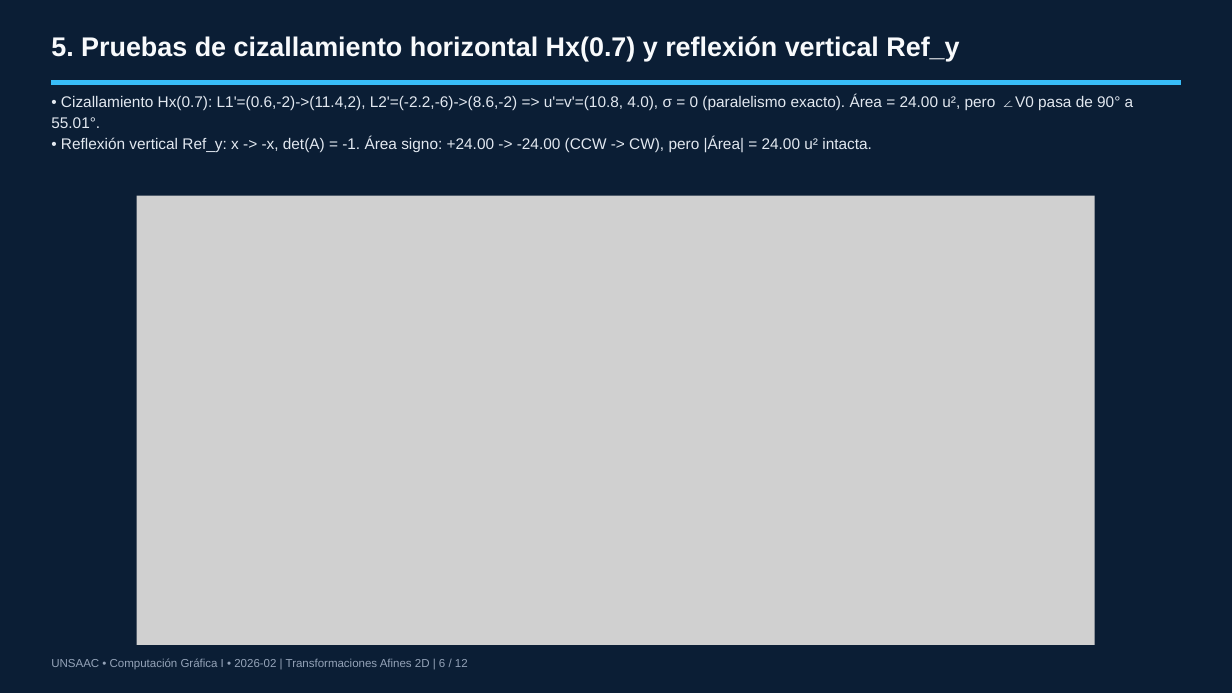
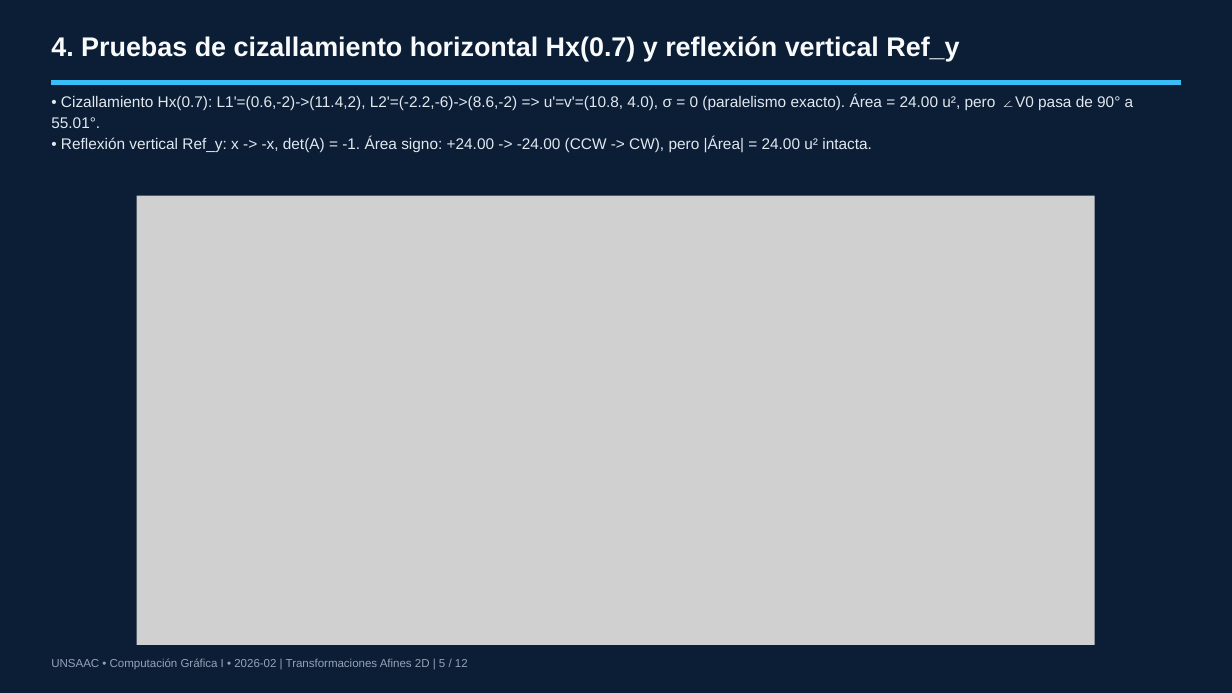
Before and after one commit to LucianFBC/cg1-tema2-transformaciones-afines-2d, a slide deck: slide 5 of presentacion/Presentacion_Tema2.pptx (slide 6 before the commit). Drawn at 1232x693 pixels with LibreOffice and Linux fonts; fonts in the diff are those of the drawing; grey boxes stand for pictures. Boxes give left, top, right and bottom in pixels: in the first picture for what was removed or moved away, otherwise in the second. Text is boxed around its words. In the diff, an @@ line names an element or a change of style, - is before the commit and + after.

```diff
--- a/presentacion/Presentacion_Tema2.pptx
+++ b/presentacion/Presentacion_Tema2.pptx
@@ text at [51, 36, 959, 61]: text changed @@
-5. Pruebas de cizallamiento horizontal Hx(0.7) y reflexión vertical Ref_y
+4. Pruebas de cizallamiento horizontal Hx(0.7) y reflexión vertical Ref_y
```
Also in this commit, not shown: 6 other slides changed, 9 other files.
